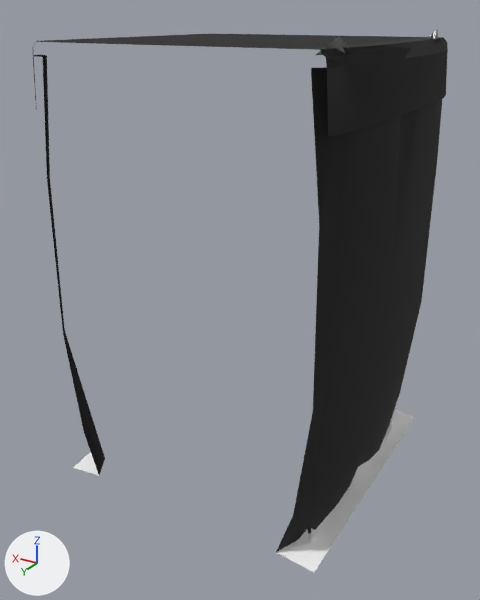
Two versions of the glTF model web/public/assets/acnh/cliff/4-a-1.glb, one commit apart.
The view is the same before and after, from a 50 mm lens placed at (-11.02, 19.44, 0.72), pointed at (0.19, 0.76, -8.62). Lighting does not change. The marker at lower left points along +X, +Y and +Z. The first picture is the older version. Where no turn or scale is listed for an object, it has been applied to the vertices. Vertices at exactly the same position are counted once.

The first picture shows 'CliffB__mCliff', 'GrassB_1__mGrass', 'GrassOP_1__mGrassCliffXlu', 'GrassT__mGrass', 'PGrassBB__mProcGrass'.
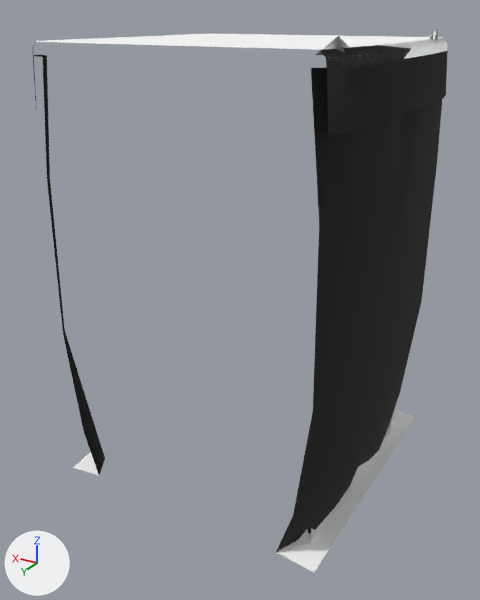
What differs and where, as boxes [x1, y1, x2, y2] in the pictures (480 x 600 px):
'GrassT__mGrass', recoloured (lighter): [36, 34, 448, 61] in both

The edits, one by one:
me_grasst__mgrass_mesh has 40 vertices, 55 faces and spans x -4.96..5.0, y -5.0..5.0, z -0.39..0.0.
me_grasst__mgrass_mesh no longer uses material mat_mgrass_001.
me_grasst__mgrass_mesh gains material mat_mgrass (white #ffffff).
me_pgrassbb__mprocgrass_mesh has 33 vertices, 11 faces and spans x -4.7..-4.0, y -4.3..4.7, z -15.0..0.3.
me_pgrassbb__mprocgrass_mesh is used by ob_pgrassbb__mprocgrass; location (0.0, 0.0, 0.0).
me_pgrassbb__mprocgrass_mesh part 1: vertex colours changed.
